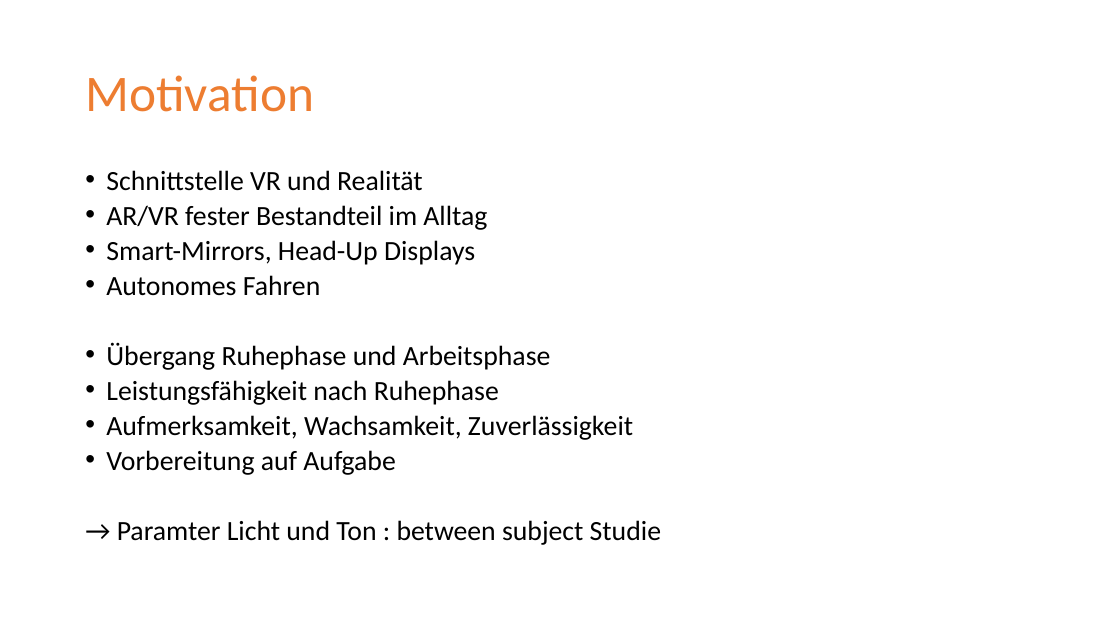
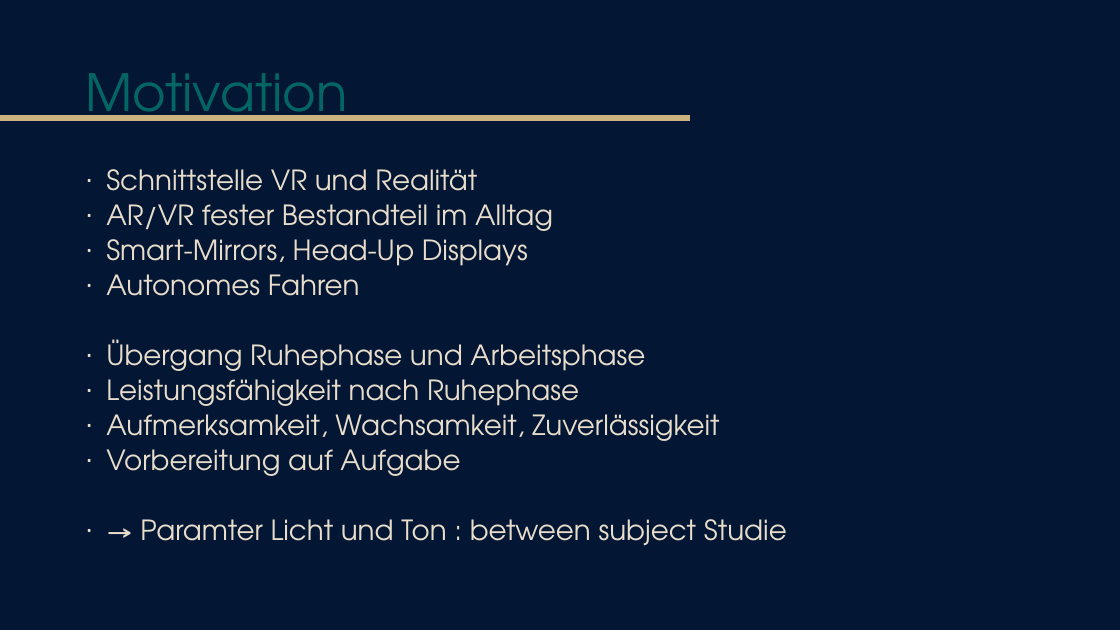
Before and after one commit to tlahmann/mci-af, a slide deck: slide 4 of presentation/Resync Studie.pptx. Drawn at 1120x630 pixels with LibreOffice and Linux fonts; fonts in the diff are those of the drawing. Boxes give left, top, right and bottom in pixels: in the first picture for what was removed or moved away, otherwise in the second. Text is boxed around its words. In the diff, an @@ line names an element or a change of style, - is before the commit and + after.

Commit message:
Fiddle with the design

```diff
--- a/presentation/Resync Studie.pptx
+++ b/presentation/Resync Studie.pptx
@@ background #FFFFFF to #031634 @@
@@ title "Motivation" at bbox=[85, 73, 347, 121]: font Calibri to TeX Gyre Adventor, text colour #ED7D31 to #036564 @@
@@ line added from (0, 118) to (690, 118), #CDB380 4.5 pt @@
@@ text "Schnittstelle VR und Realität" at bbox=[106, 169, 787, 546]: font Calibri to TeX Gyre Adventor, text colour #000000 to #E8DDCB; bullet • to ∙; bullet none to ∙ @@
```
Also in this commit, not shown: 11 other slides changed, 3 slides added, 4 slides removed.
